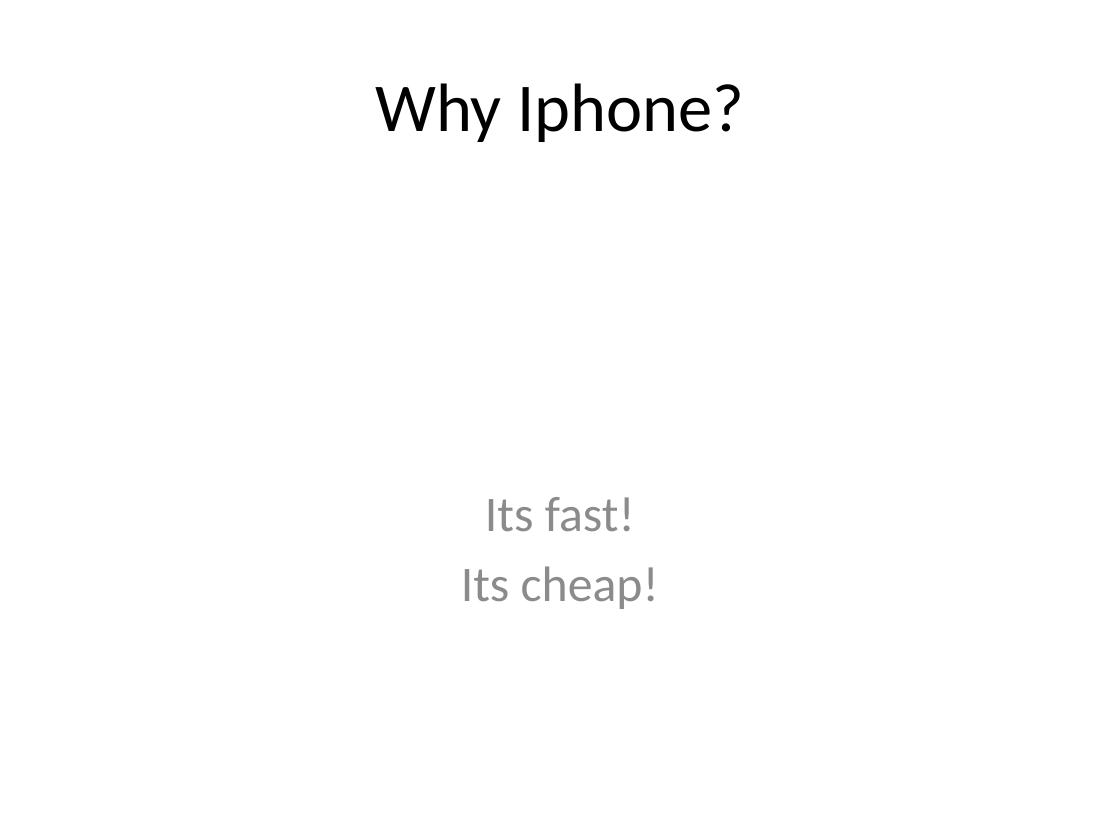
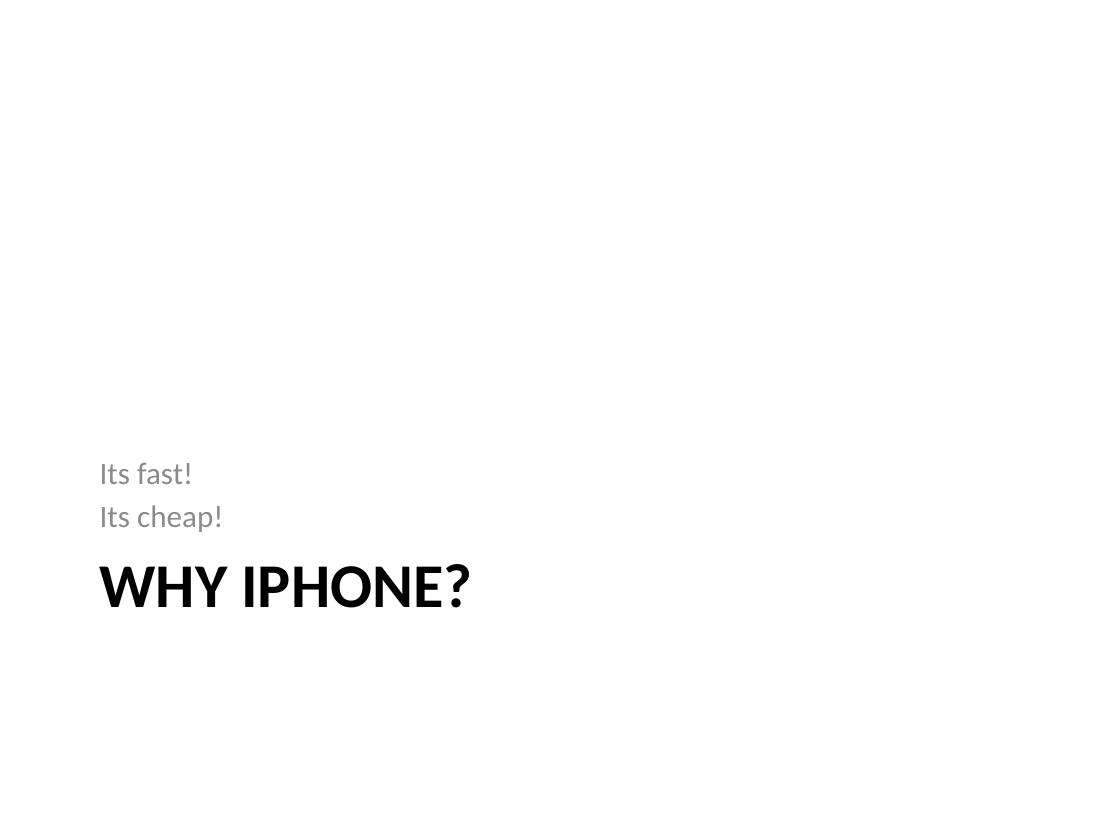
Before and after one commit to pythonicrubyist/powerpoint, a slide deck: slide 3 of samples/pptx/sample.pptx. Drawn at 1120x840 pixels with LibreOffice and Linux fonts; fonts in the diff are those of the drawing. Boxes give left, top, right and bottom in pixels: in the first picture for what was removed or moved away, otherwise in the second. Text is boxed around its words. In the diff, an @@ line names an element or a change of style, - is before the commit and + after.

```diff
--- a/samples/pptx/sample.pptx
+++ b/samples/pptx/sample.pptx
@@ text "Its fast!": place and size @@
-text "Its fast!" at (461,497,659,609)
+text "Its fast!" at (100,463,223,532)
@@ text "Its fast!" at (100,463,223,532): size 32 to 20 pt; alignment centre to left; less space between paragraphs; vertical alignment top to bottom @@
@@ title "WHY IPHONE?" at (100,564,472,608): vertical alignment middle to top @@
@@ title at (100,564,472,608): text changed; size 44 to 40 pt; bold on @@
-Why Iphone?
+WHY IPHONE?
```
Also in this commit, not shown: 6 other slides changed, 5 other files.
